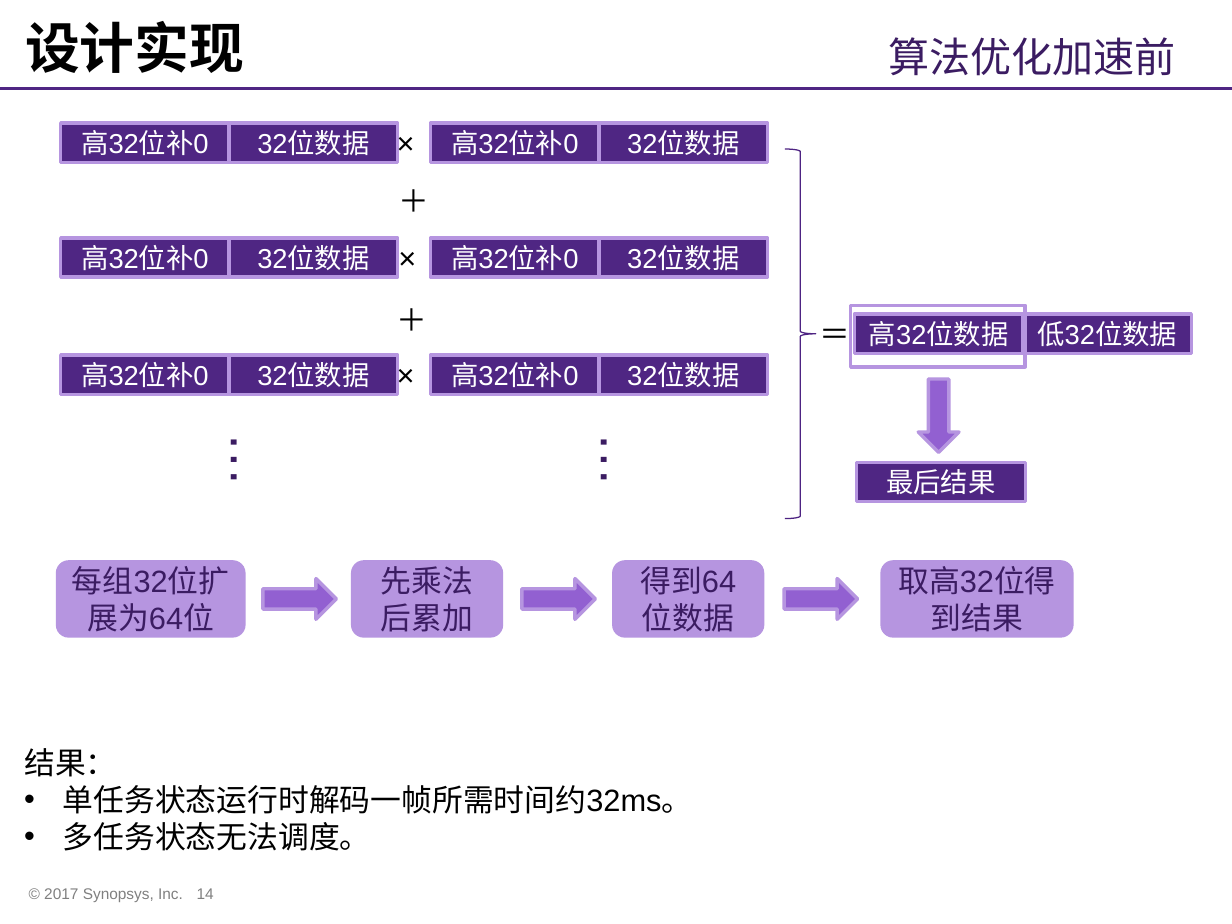
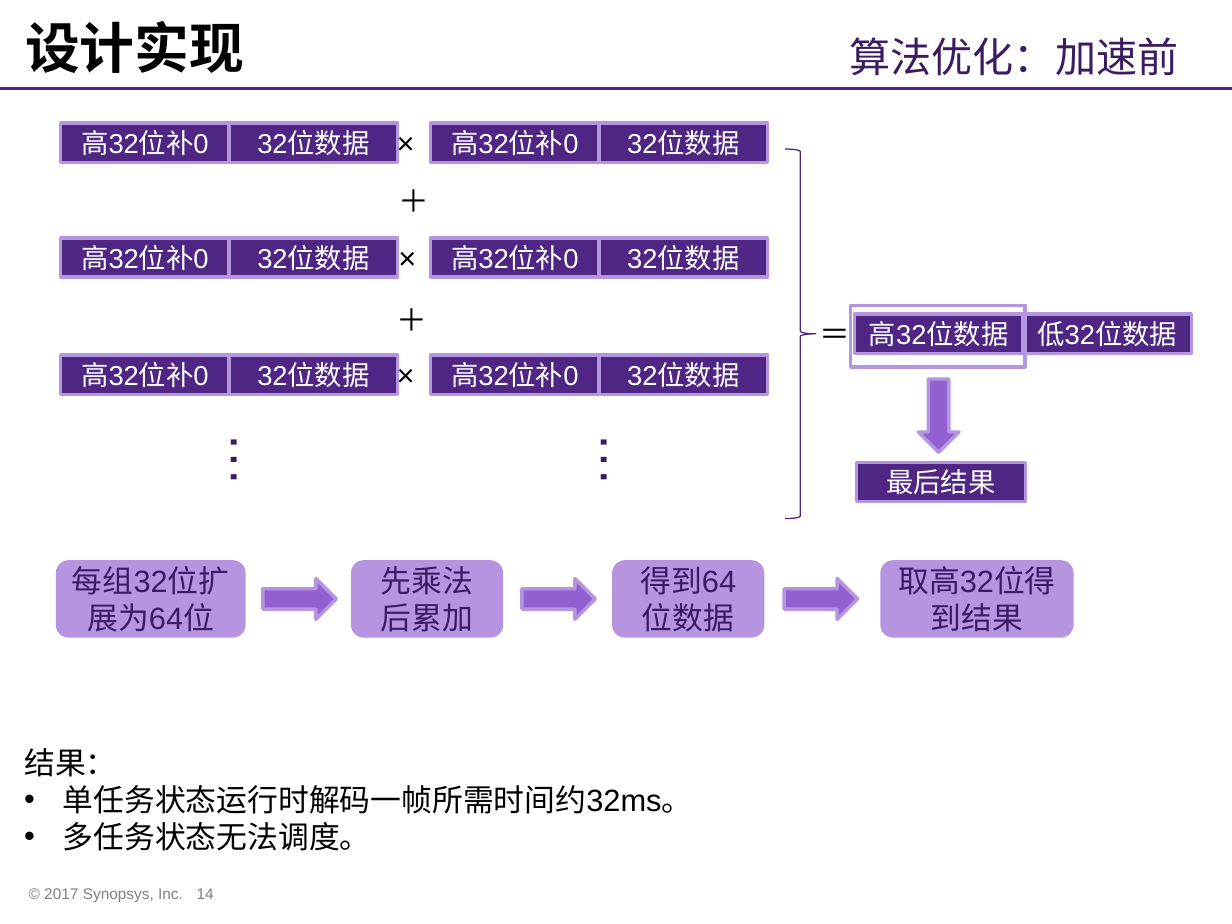
Before and after one commit to whutddk/iRhythm, a slide deck: slide 14 of doc/华智队作品展示PPT.pptx. Drawn at 1232x924 pixels with LibreOffice and Linux fonts; fonts in the diff are those of the drawing; background and template pictures are left out. Boxes give left, top, right and bottom in pixels: in the first picture for what was removed or moved away, otherwise in the second. Text is boxed around its words. In the diff, an @@ line names an element or a change of style, - is before the commit and + after.

```diff
--- a/doc/华智队作品展示PPT.pptx
+++ b/doc/华智队作品展示PPT.pptx
@@ text at (850,37,1179,76): text changed @@
-算法优化加速前
+算法优化：加速前
```
Also in this commit, not shown: 7 other slides changed.
